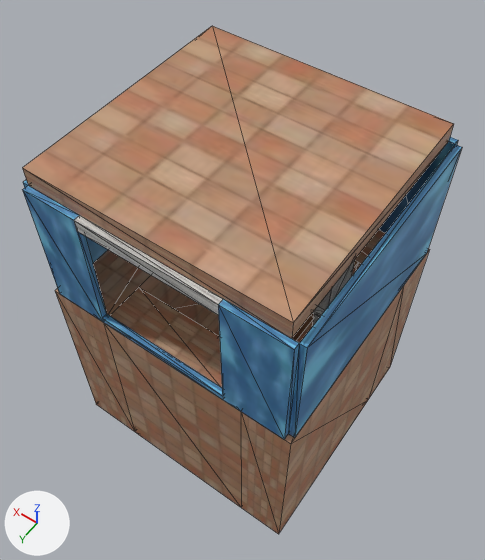
The glTF model public/apps/romanium/scenes/Room/Room.glb: old version first, new version second.
Both versions are drawn from a 50 mm camera at (-503.0, 616.0, 1373.0) aimed at (34.0, -135.0, 193.0). The lights are fixed; the arrows at lower left show +X, +Y and +Z. The first picture is the older version. Mesh edges are drawn as thin lines. Where no turn or scale is listed for an object, it has been applied to the vertices. Vertices at exactly the same position are counted once.
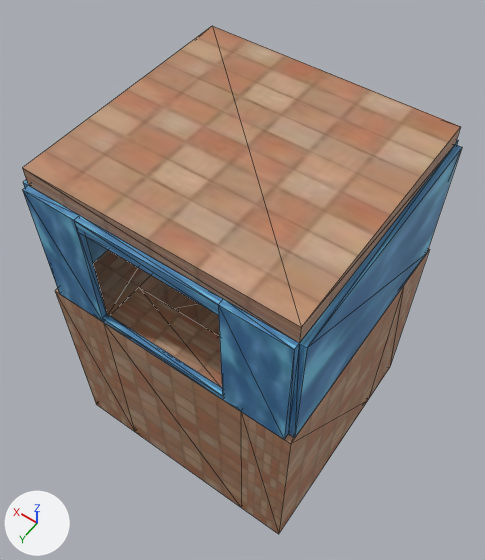
The newer file is also turned or shifted as a whole; pictures and numbers use the older file's frame.

The change, as a list of edits to the scene's bpy script:
```text
Change me_cube_003:
    where me_cube_003.from_pydata(...)  # 8 vertices, 12 faces; spans x -53.0..237.0, y 53.0..66.0, z 250.0..276.0
    remove me_cube_003.materials.append(mat_anvil_export_material_3)  # picture img_gemini_generated_image_2tgquk2tgquk2tgq
    add me_cube_003.materials.append(mat_anvil_export_material_4)  # picture img_water_wall
Change me_cube_017:
    used by ob_cube_017; location = (-88.0, 104.0, 305.0)
    before: 2 (-171.0, -460.0, 316.0) at pixel (453, 123), 5 (-171.0, 53.0, 316.0) at pixel (293, 322), 6 (-171.0, 53.0, 276.0) at pixel (291, 338), 7 (-171.0, -460.0, 276.0) at pixel (448, 141)
    remove me_cube_017.from_pydata(...)  # 8 vertices, 12 faces; spans x -171.0..355.0, y -460.0..53.0, z 276.0..316.0
    add me_cube_017.from_pydata(...)  # 8 vertices, 12 faces; spans x -184.0..355.0, y -460.0..53.0, z 276.0..316.0
    me_cube_017 part 1
    add for i in [2, 5, 6, 7]: me_cube_017.vertices[i].co += Vector((-13.0, 0.0, 0.0))
```

Changed parts and their boxes [x1, y1, x2, y2] in the pictures (485 x 560 px):
'Cube.017', reshaped: before [23, 26, 454, 339]; after [23, 26, 461, 343]
'Cube.003', recoloured (grey to blue): [74, 215, 223, 315] in both
